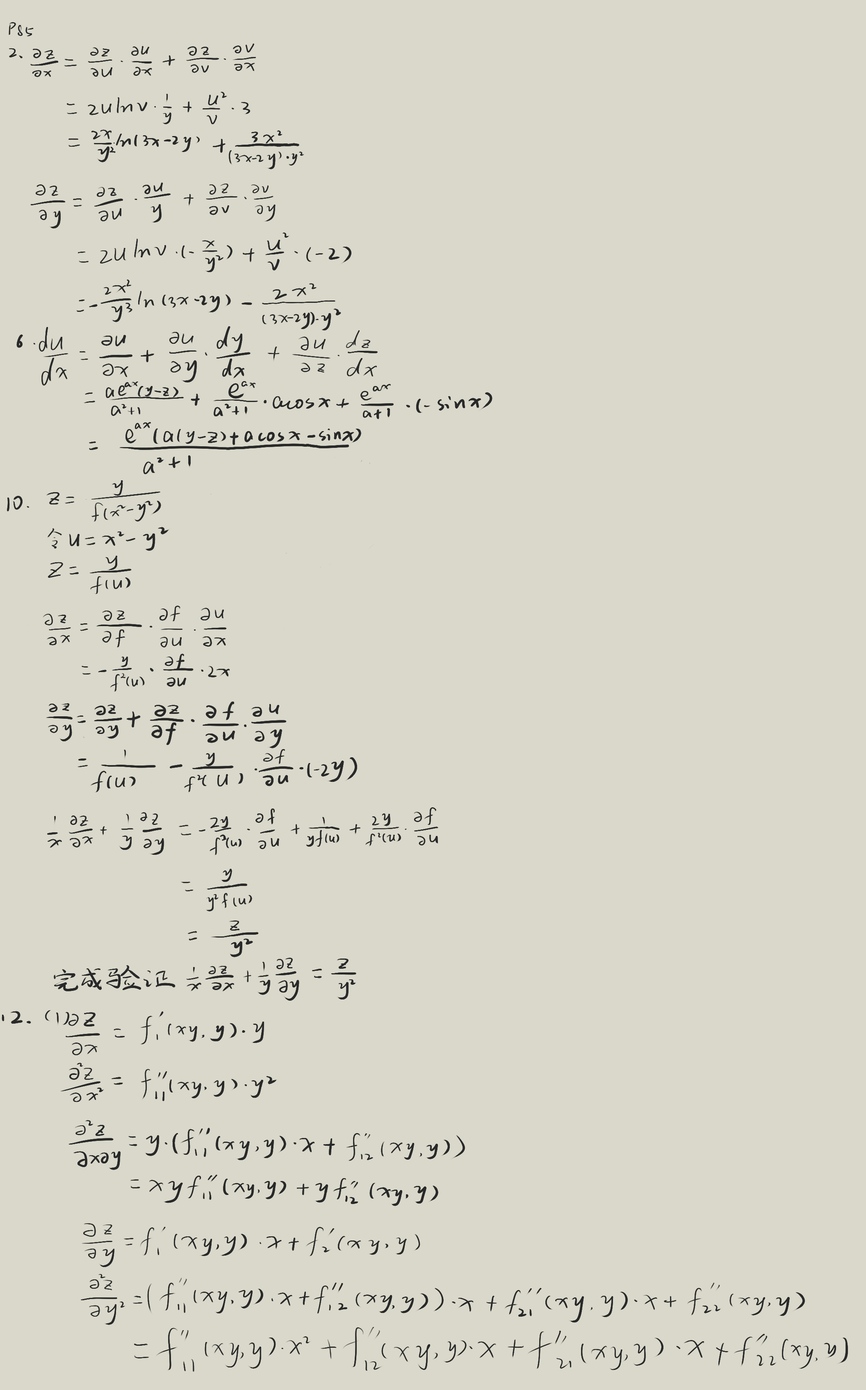
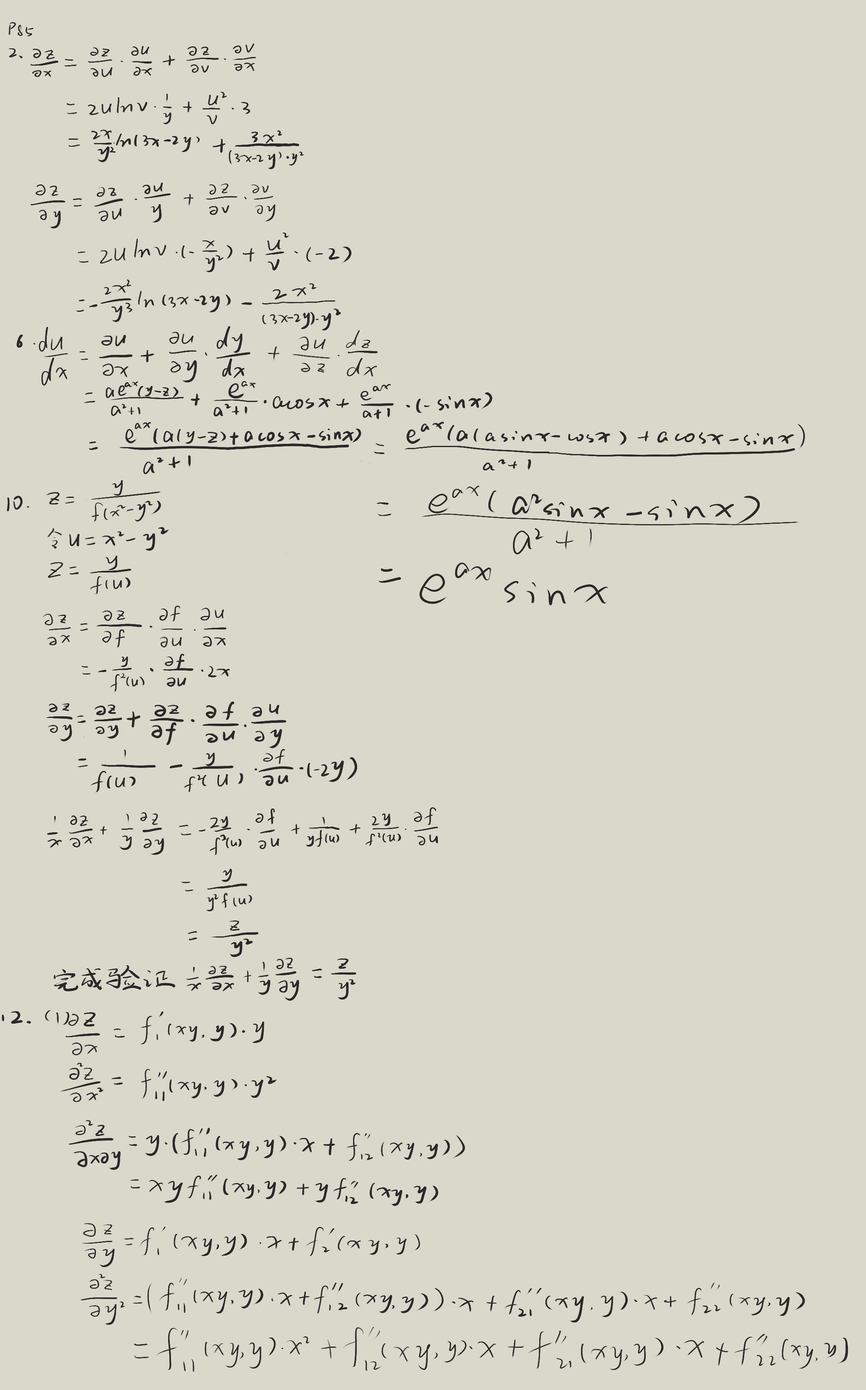
Layered file, before and after one edit (866 x 1390). Changes by layer:
painted on "图层" over (x1=373, y1=421, x2=805, y2=606)
